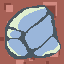
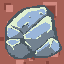
The second 64 × 64 image is a revision of the first. Changes to its layers:
painted on "Capa 1" over [6, 7, 62, 58]
